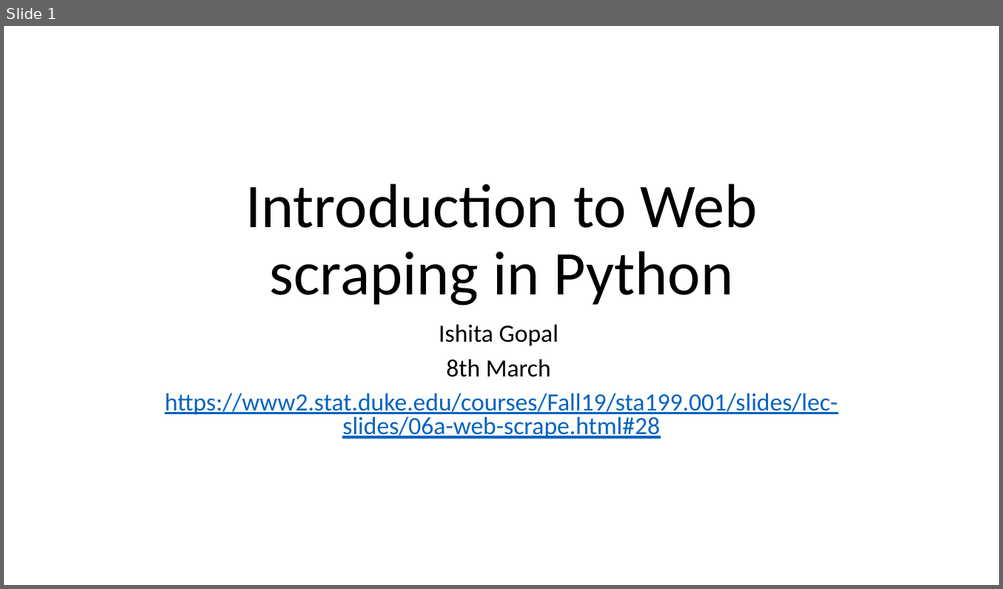
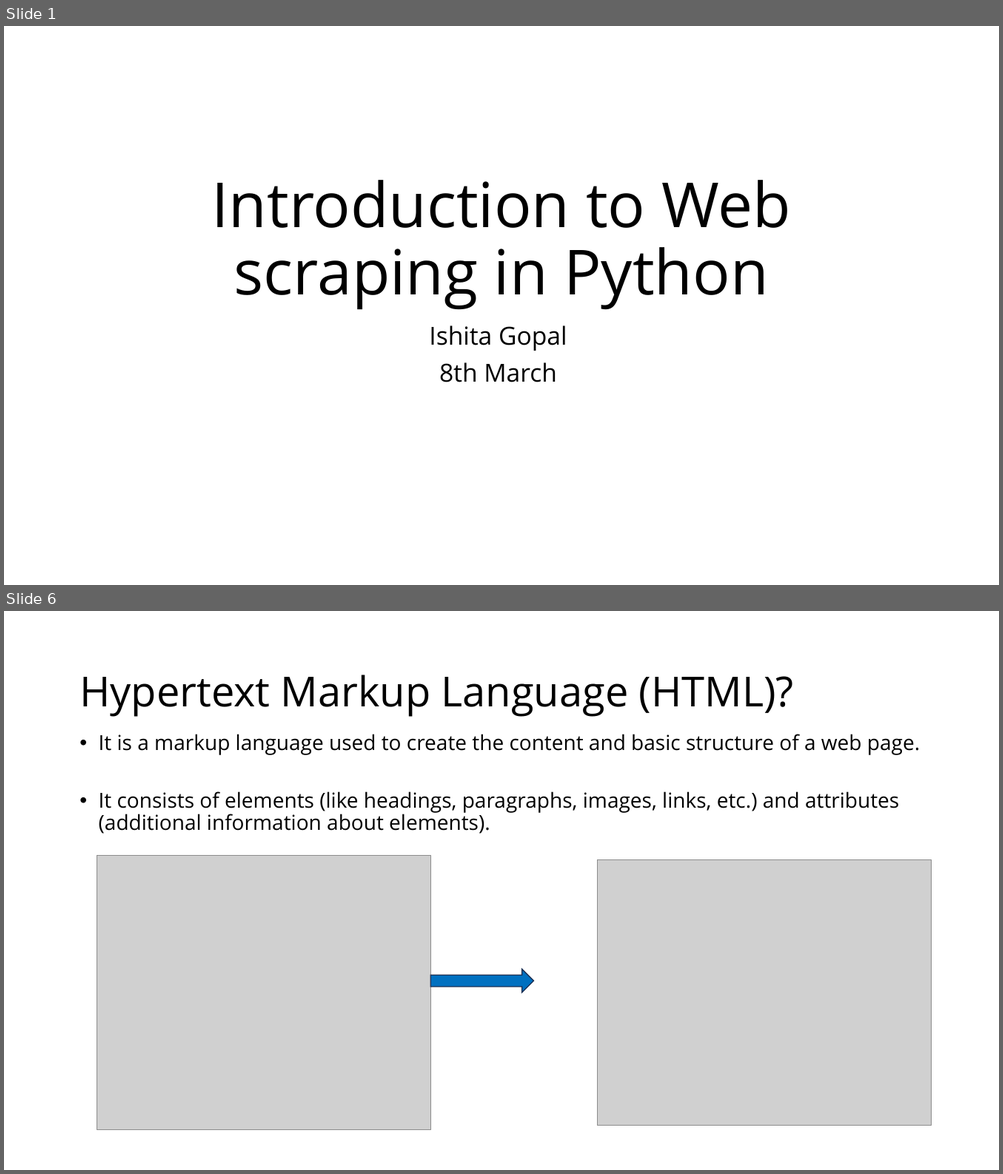
Before and after one commit to IshitaGopal/TRIADS_workshops, a slide deck: intro_to_web_scraping/intro_web_scraping_python.pptx. Shown one above the other, each under a label of ours: slide 1 before the commit, slides 1 and 6 after it; the slides between them are not shown. The pictures are 1003x589 and 1003x1174 pixels, drawn with LibreOffice and Linux fonts; fonts in the diff are those of the drawing; grey boxes stand for pictures. Boxes give left, top, right and bottom in pixels: in the first picture for what was removed or moved away, otherwise in the second. Text is boxed around its words. In the diff, an @@ line names an element or a change of style, - is before the commit and + after.

```diff
--- a/intro_to_web_scraping/intro_web_scraping_python.pptx
+++ b/intro_to_web_scraping/intro_web_scraping_python.pptx
@@ slide 6 added at <box>4,611,999,1170</box>, background #FFFFFF @@
@@ title added at <box>79,675,794,717</box>, 40 pt, text #000000 @@
+Hypertext Markup Language (HTML)?
@@ text added at <box>99,734,919,834</box>, 20 pt, text #000000 @@
+• It is a markup language used to create the content and basic structure of a web page.
+• It consists of elements (like headings, paragraphs, images, links, etc.) and attributes (additional information about elements).
@@ picture added at <box>97,856,431,1130</box> @@
@@ picture added at <box>597,860,930,1126</box> @@
@@ right arrow added at <box>431,970,534,993</box>, fill #0070C0, outline #1E3256 1 pt @@
@@ slide 1 changed as well @@
@@ title "Introduction to Web scraping in ..." at <box>212,180,791,310</box>: font Calibri to Open Sans @@
@@ subtitle "Ishita Gopal" at <box>429,326,566,383</box>: font Calibri to Open Sans; line spacing 0.8 to 0.9 @@
@@ subtitle at <box>165,393,837,439</box>: paragraph removed @@
-https://www2.stat.duke.edu/courses/Fall19/sta199.001/slides/lec-slides/06a-web-scrape.html#28
```
Also in this commit, not shown: 3 other slides changed, 9 other slides added, 3 slides removed, 26 other files.
